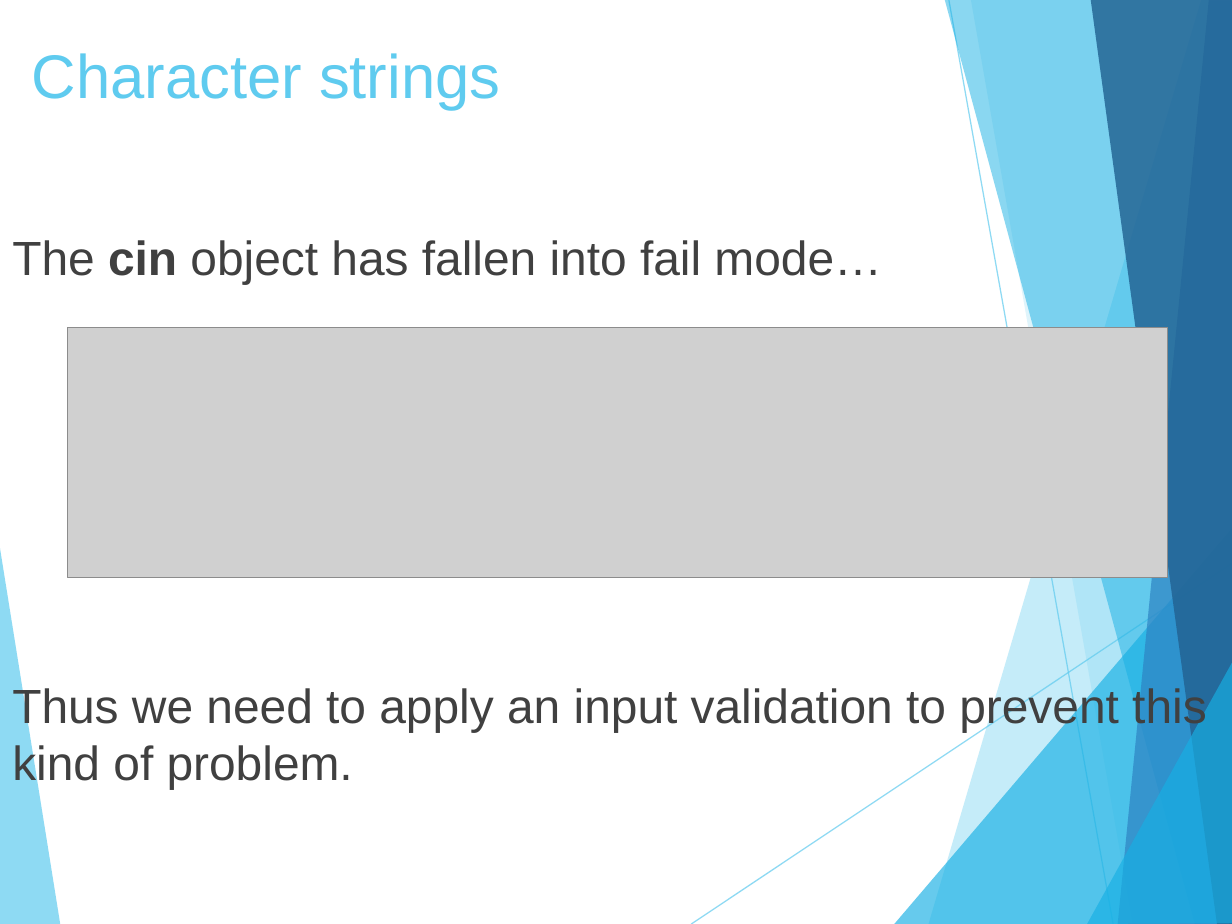
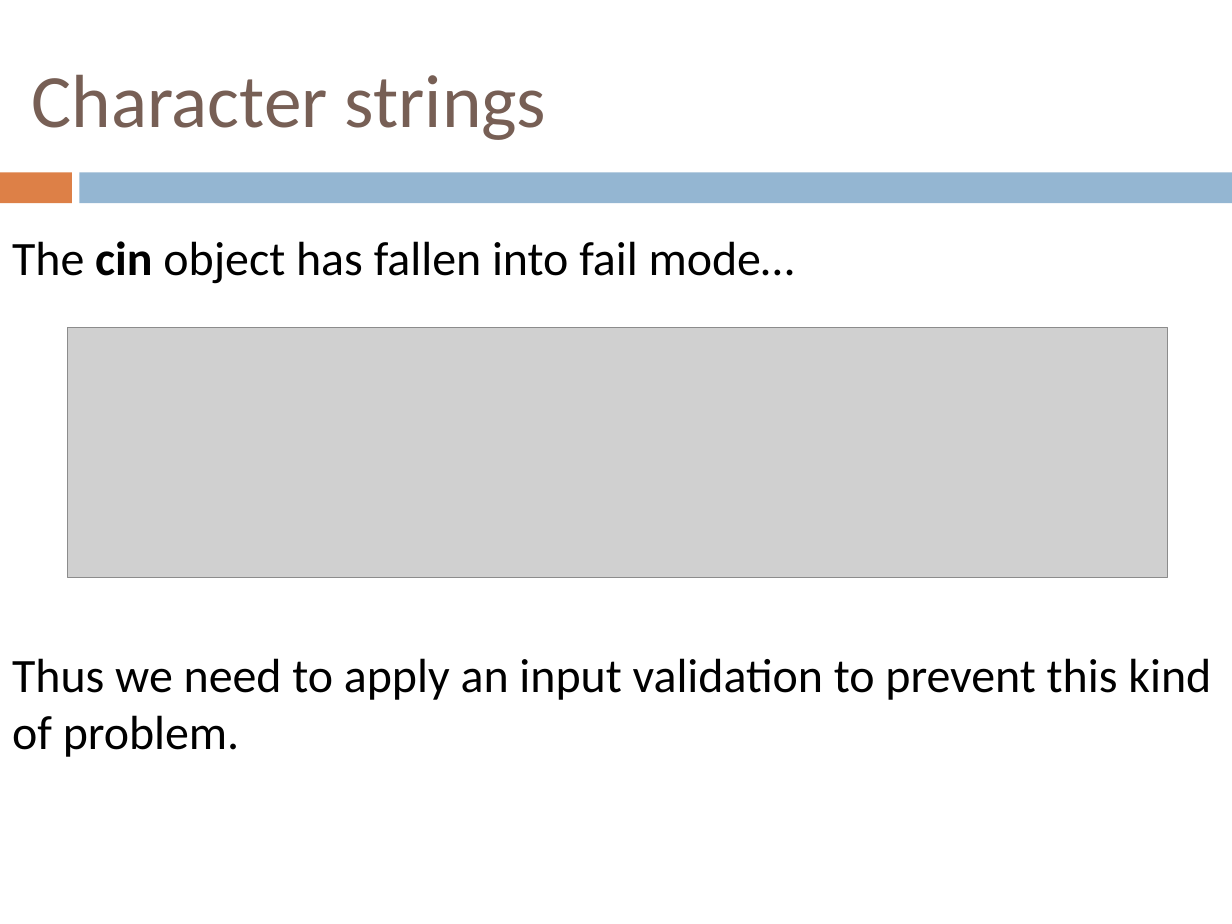
Before and after one commit to Binarianz/Dataons, a slide deck: slide 22 of ISI/ISI-C++/ClassNotes/D02. 07. Character strings.pptx. Drawn at 1232x924 pixels with LibreOffice and Linux fonts; fonts in the diff are those of the drawing; grey boxes stand for pictures. Boxes give left, top, right and bottom in pixels: in the first picture for what was removed or moved away, otherwise in the second. Text is boxed around its words. In the diff, an @@ line names an element or a change of style, - is before the commit and + after.

Commit message:
added some ppts and problem banks

```diff
--- a/ISI/ISI-C++/ClassNotes/D02. 07. Character strings.pptx
+++ b/ISI/ISI-C++/ClassNotes/D02. 07. Character strings.pptx
@@ title "Character strings" at box(31, 74, 547, 140): size 36 to 44 pt, font Arial to Calibri, text colour #5FCBEF to #775F55; vertical alignment top to middle @@
@@ rectangle added at box(0, 172, 71, 203), fill #DD8047 @@
@@ rectangle added at box(80, 172, 1232, 203), fill #94B6D2 @@
@@ text "The cin object has fallen ..." at box(12, 241, 1211, 757): font Arial to Calibri, text colour #404040 to #000000; less space between paragraphs @@
@@ group removed at box(0, 0, 1232, 924): 8 freeform shapes, 2 lines @@
```
Also in this commit, not shown: 32 other slides changed, 2 other files.
